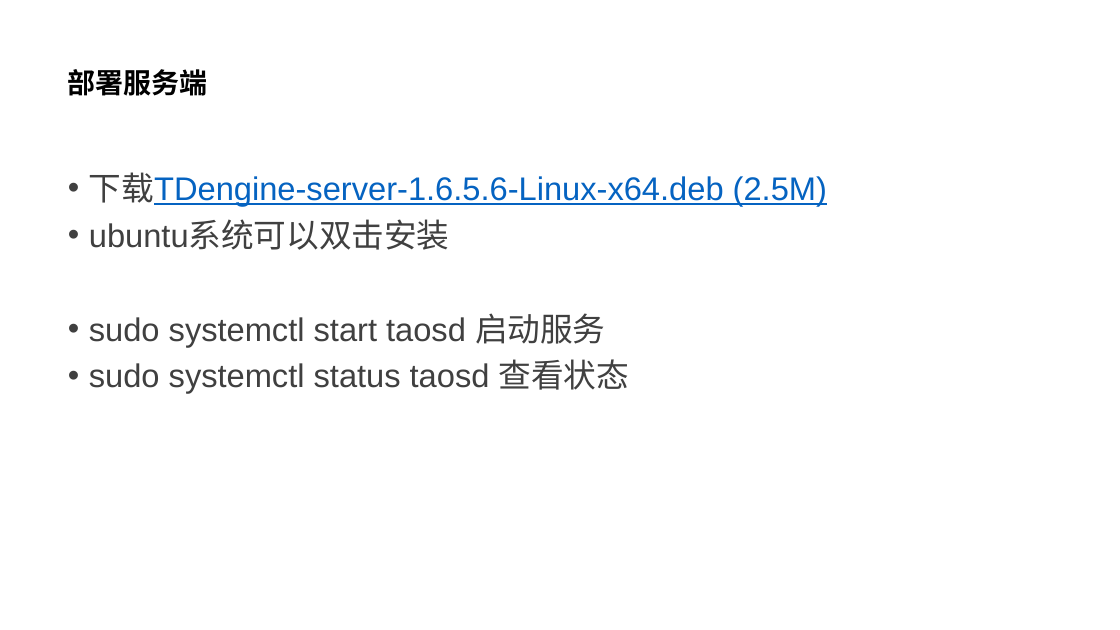
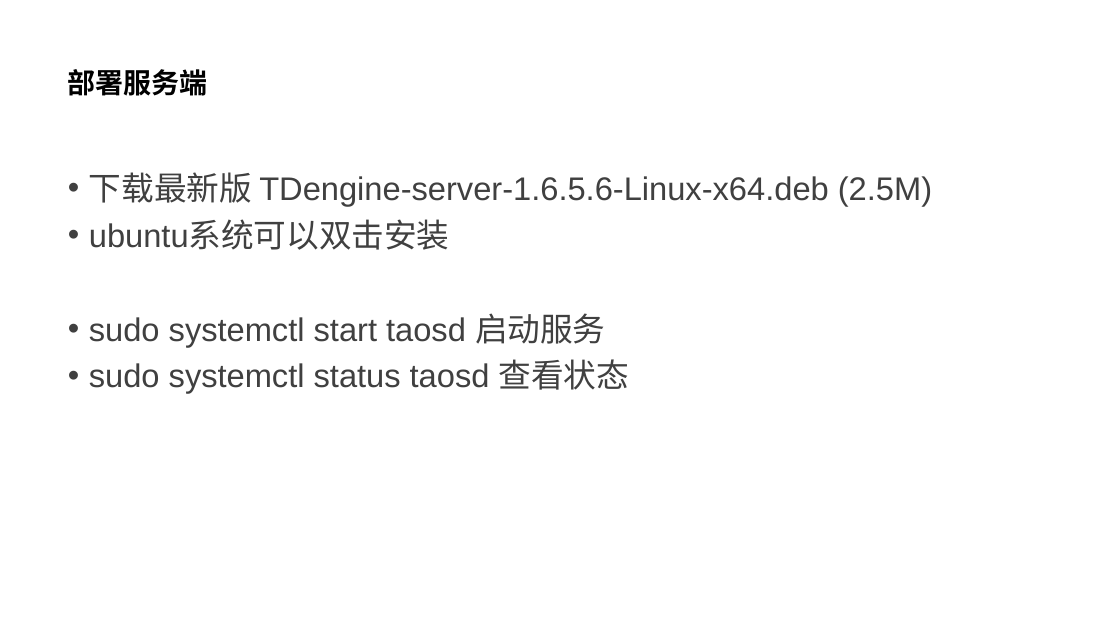
Before and after one commit to zjfsdnu/deer_faq, a slide deck: slide 8 of ppt/TDengine介绍.pptx. Drawn at 1120x630 pixels with LibreOffice and Linux fonts; fonts in the diff are those of the drawing. Boxes give left, top, right and bottom in pixels: in the first picture for what was removed or moved away, otherwise in the second. Text is boxed around its words. In the diff, an @@ line names an element or a change of style, - is before the commit and + after.

Commit message:
TDengine介绍

```diff
--- a/ppt/TDengine介绍.pptx
+++ b/ppt/TDengine介绍.pptx
@@ text at (x1=89, y1=172, x2=932, y2=206): text changed; text colour #0563C1 to #404040 @@
-• 下载TDengine-server-1.6.5.6-Linux-x64.deb (2.5M)
+• 下载最新版 TDengine-server-1.6.5.6-Linux-x64.deb (2.5M)
```
